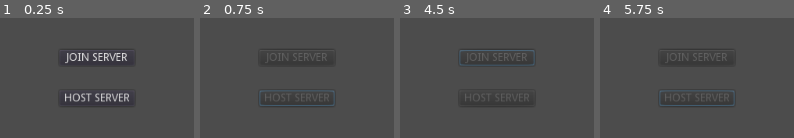
Above: before the commit, frames 1-4 (left to right).
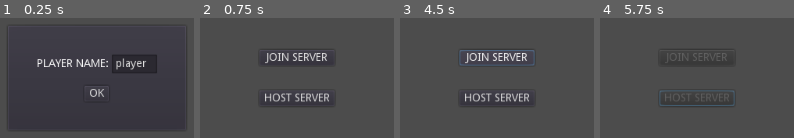
Above: after the commit, the same moments.

Repository: juliohq/node-sync-example
Game: Godot game, scene res://Root.tscn
Same seed, same stepped clock (60 frames per second), same inputs: the game is played once before the commit and once after it.
Inputs (mouse positions are in pixels of both pictures, inside the frame that each line leads up to):
- Up to frame 1 (0.25 s): no input
- Up to frame 2 (0.75 s): click (297, 93) at 0.5 s, where only the run after the commit has a clickable "OK"
- Up to frame 3 (4.5 s): click (497, 57) at 1.25 s, where only the run after the commit has a clickable "JOIN SERVER"
- Up to frame 4 (5.75 s): click (697, 98) at 5 s, where only the run after the commit has a clickable "HOST SERVER"

The runs differ from the first frame. In frame 1, 7.6% of the frame differs, in the area x 8-92%, y 29-93%; in frame 2, 2.8%; in frame 3, 2.6%; in frame 4, nothing differs.

Commit message:
Add player name dialog

Diff:
--- a/Network.gd
+++ b/Network.gd
@@ -4,6 +4,8 @@
 const SERVER_IP = "localhost"
 const SERVER_PORT = 8000
 const MAX_CLIENTS = 32
+
+var player_name = "player"
 
 
 func _ready():
--- a/Root.tscn
+++ b/Root.tscn
@@ -1,9 +1,12 @@
-[gd_scene load_steps=3 format=2]
+[gd_scene load_steps=4 format=2]
 
 [ext_resource path="res://Root.gd" type="Script" id=1]
 [ext_resource path="res://lobby/Lobby.tscn" type="PackedScene" id=2]
+[ext_resource path="res://ui/PlayerName.tscn" type="PackedScene" id=3]
 
 [node name="Root" type="Node"]
 script = ExtResource( 1 )
 
 [node name="Lobby" parent="." instance=ExtResource( 2 )]
+
+[node name="PlayerName" parent="." instance=ExtResource( 3 )]
--- /dev/null
+++ b/ui/PlayerName.gd
@@ -0,0 +1,13 @@
+extends CenterContainer
+
+
+onready var Edit = $Base/Margin/Box/Name/Edit
+
+
+func _ready():
+	Edit.text = Network.player_name
+
+
+func accept(player_name = Edit.text):
+	Network.player_name = player_name
+	queue_free()
--- /dev/null
+++ b/ui/PlayerName.tscn
@@ -0,0 +1,58 @@
+[gd_scene load_steps=2 format=2]
+
+[ext_resource path="res://ui/PlayerName.gd" type="Script" id=1]
+
+[node name="PlayerName" type="CenterContainer"]
+anchor_right = 1.0
+anchor_bottom = 1.0
+script = ExtResource( 1 )
+
+[node name="Base" type="PanelContainer" parent="."]
+margin_left = 396.0
+margin_top = 231.0
+margin_right = 628.0
+margin_bottom = 369.0
+
+[node name="Margin" type="MarginContainer" parent="Base"]
+margin_left = 7.0
+margin_top = 7.0
+margin_right = 225.0
+margin_bottom = 131.0
+custom_constants/margin_right = 32
+custom_constants/margin_top = 32
+custom_constants/margin_left = 32
+custom_constants/margin_bottom = 32
+
+[node name="Box" type="VBoxContainer" parent="Base/Margin"]
+margin_left = 32.0
+margin_top = 32.0
+margin_right = 186.0
+margin_bottom = 92.0
+custom_constants/separation = 16
+
+[node name="Name" type="HBoxContainer" parent="Base/Margin/Box"]
+margin_right = 154.0
+margin_bottom = 24.0
+
+[node name="NameLabel" type="Label" parent="Base/Margin/Box/Name"]
+margin_top = 5.0
+margin_right = 92.0
+margin_bottom = 19.0
+text = "PLAYER NAME:"
+
+[node name="Edit" type="LineEdit" parent="Base/Margin/Box/Name"]
+margin_left = 96.0
+margin_right = 154.0
+margin_bottom = 24.0
+placeholder_text = "ENTER PLAYER NAME"
+
+[node name="Accept" type="Button" parent="Base/Margin/Box"]
+margin_left = 61.0
+margin_top = 40.0
+margin_right = 92.0
+margin_bottom = 60.0
+size_flags_horizontal = 4
+text = "OK"
+
+[connection signal="text_entered" from="Base/Margin/Box/Name/Edit" to="." method="accept"]
+[connection signal="pressed" from="Base/Margin/Box/Accept" to="." method="accept"]
